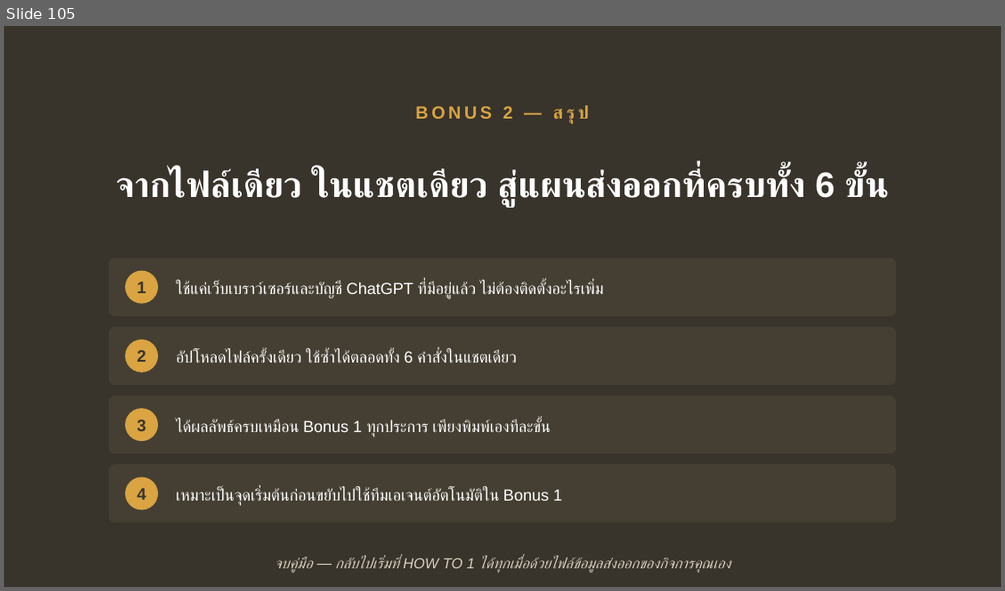
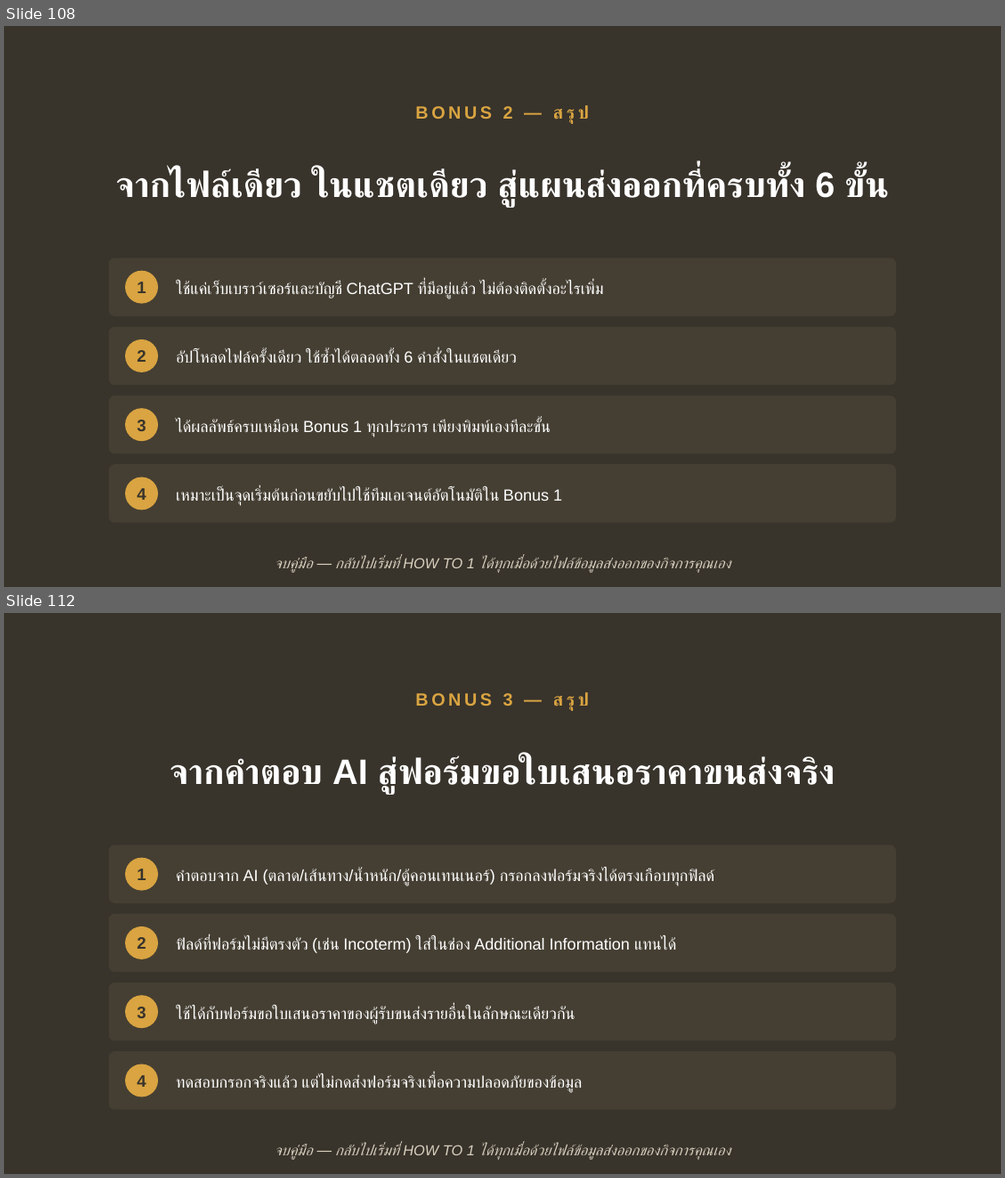
Before and after one commit to skunpoj/krungsri, a slide deck: deck/out3.pptx. Shown one above the other, each under a label of ours: slide 105 before the commit, slides 108 and 112 after it; the slides between them are not shown. The pictures are 1005x591 and 1005x1178 pixels, drawn with LibreOffice and Linux fonts; fonts in the diff are those of the drawing. Boxes give left, top, right and bottom in pixels: in the first picture for what was removed or moved away, otherwise in the second. Text is boxed around its words. In the diff, an @@ line names an element or a change of style, - is before the commit and + after.

```diff
--- a/deck/out3.pptx
+++ b/deck/out3.pptx
@@ slide 112 added at [4,613,1001,1174], background #38332B @@
@@ text added at [503,692,589,706], 17 pt, text #D9A441, bold @@
+BONUS 3 — สรุป
@@ text added at [170,756,835,795], 34 pt, text #FFFFFF, bold @@
+จากคำตอบ AI สู่ฟอร์มขอใบเสนอราคาขนส่งจริง
@@ rounded rectangle added at [109,844,896,903], fill #453F33 @@
@@ ellipse added at [125,858,158,891], fill #D9A441 @@
@@ text added at [137,868,146,880], 16 pt, text #38332B, bold @@
+1
@@ text added at [176,868,715,886], 15.5 pt, text #FFFFFF @@
+คำตอบจาก AI (ตลาด/เส้นทาง/น้ำหนัก/ตู้คอนเทนเนอร์) กรอกลงฟอร์มจริงได้ตรงเกือบทุกฟิลด์
@@ rounded rectangle added at [109,914,896,972], fill #453F33 @@
@@ ellipse added at [125,926,158,959], fill #D9A441 @@
@@ text added at [137,937,146,949], 16 pt, text #38332B, bold @@
+2
@@ text added at [176,937,676,953], 15.5 pt, text #FFFFFF @@
+ฟิลด์ที่ฟอร์มไม่มีตรงตัว (เช่น Incoterm) ใส่ในช่อง Additional Information แทนได้
@@ rounded rectangle added at [109,982,896,1041], fill #453F33 @@
@@ ellipse added at [125,995,158,1028], fill #D9A441 @@
@@ text added at [137,1006,146,1018], 16 pt, text #38332B, bold @@
+3
@@ text added at [176,1006,575,1024], 15.5 pt, text #FFFFFF @@
+ใช้ได้กับฟอร์มขอใบเสนอราคาของผู้รับขนส่งรายอื่นในลักษณะเดียวกัน
@@ rounded rectangle added at [109,1051,896,1110], fill #453F33 @@
@@ ellipse added at [125,1064,158,1097], fill #D9A441 @@
@@ text added at [137,1075,146,1086], 16 pt, text #38332B, bold @@
+4
@@ text added at [176,1075,582,1093], 15.5 pt, text #FFFFFF @@
+ทดสอบกรอกจริงแล้ว แต่ไม่กดส่งฟอร์มจริงเพื่อความปลอดภัยของข้อมูล
@@ text added at [274,1143,730,1159], 14 pt, text #D8CFBE, italic @@
+จบคู่มือ — กลับไปเริ่มที่ HOW TO 1 ได้ทุกเมื่อด้วยไฟล์ข้อมูลส่งออกของกิจการคุณเอง
@@ what was slide 105 is now slide 108 @@
```
Also in this commit, not shown: 2 slides changed, 6 other slides added, 6 other files.
